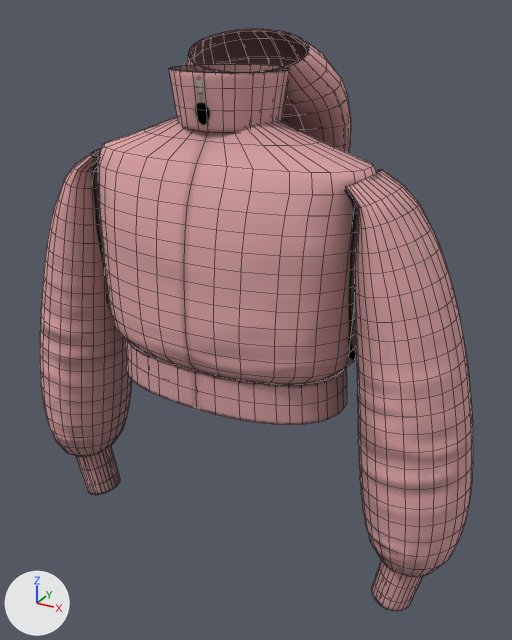
Two versions of the FBX model arena/assets/minimon_fleece/fbx/jbib_000.fbx, one commit apart.
Camera for both pictures: a 50 mm lens placed at (0.472, -0.787, 1.537), pointed at (0.024, 0.027, 1.13). The lights are fixed; the arrows at lower left show +X, +Y and +Z. The picture after the commit comes second. Mesh edges are drawn as thin lines.

Objects in the first picture: 'jbib_000'.
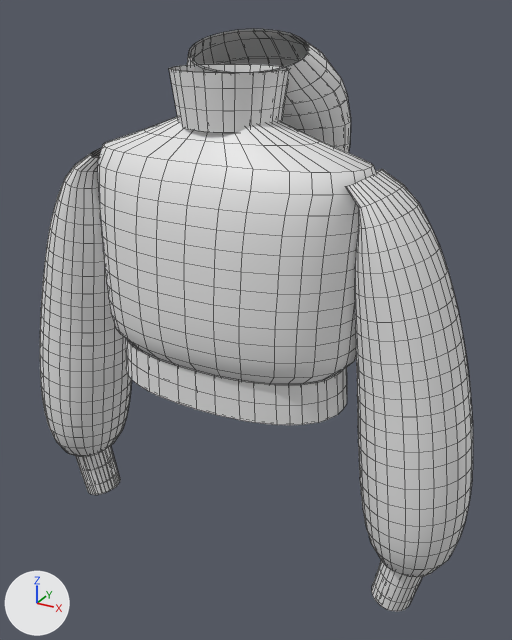
Pixel boxes [x1, y1, x2, y2] of what changed, in the pictures (512 x 640 px):
'jbib_000', recoloured (brown to white)
    both: [40, 29, 473, 611]

What the commit changed:
me_jbib_000 has 3164 vertices, 2792 faces and spans x -0.354..0.354, y -0.114..0.146, z 0.756..1.513.
me_jbib_000 no longer uses material mat_jbib_a.
